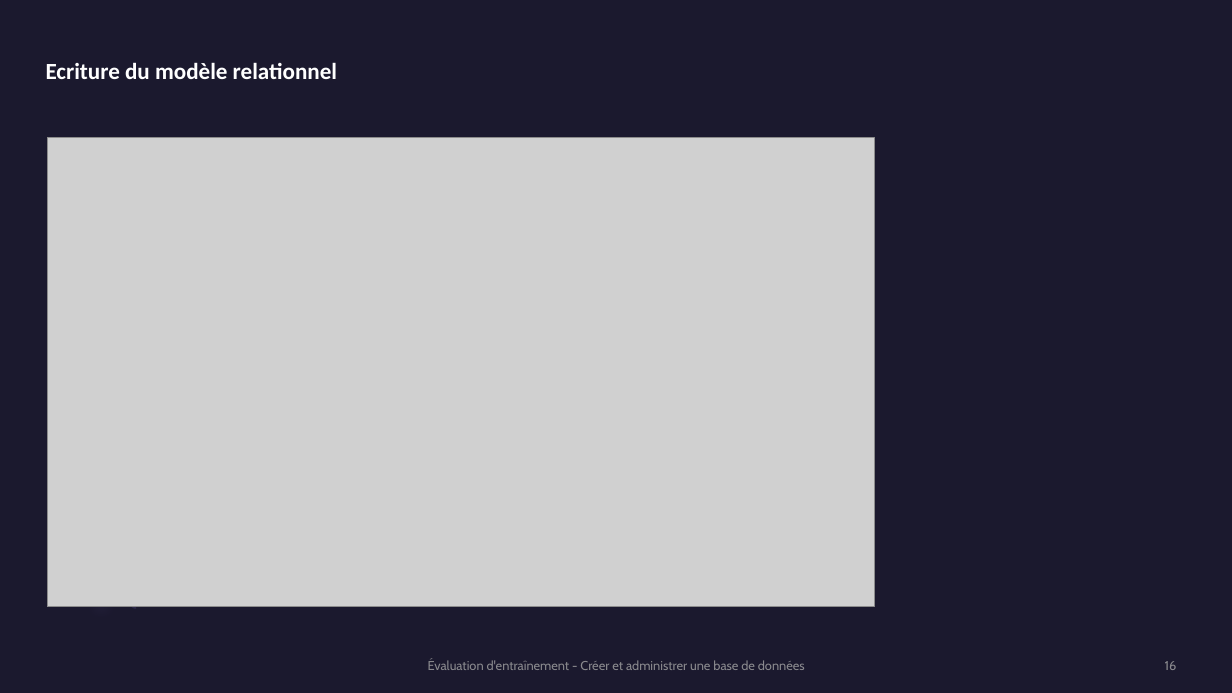
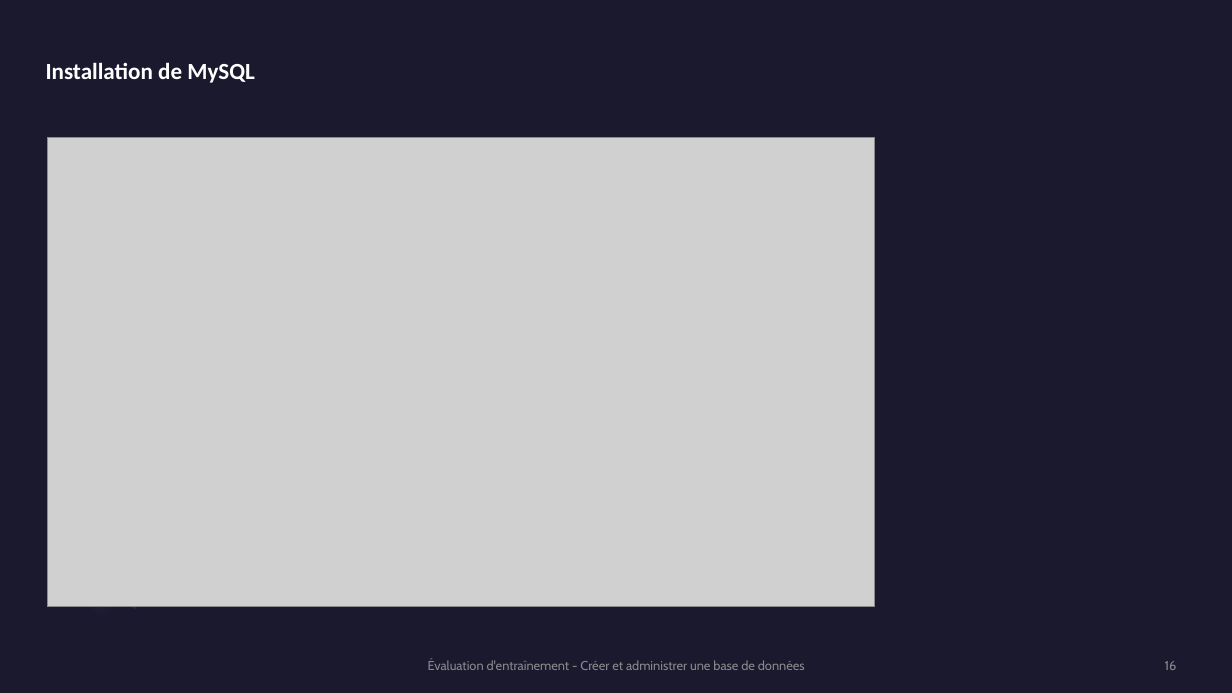
Before and after one commit to Aurelie-Dumas/evaluation_5, a slide deck: slide 16 of Évaluation d'entraînement - BDD.pptx. Drawn at 1232x693 pixels with LibreOffice and Linux fonts; fonts in the diff are those of the drawing; grey boxes stand for pictures. Boxes give left, top, right and bottom in pixels: in the first picture for what was removed or moved away, otherwise in the second. Text is boxed around its words. In the diff, an @@ line names an element or a change of style, - is before the commit and + after.

Commit message:
Editing powerpoint file

```diff
--- a/Évaluation d'entraînement - BDD.pptx
+++ b/Évaluation d'entraînement - BDD.pptx
@@ text at (x1=46, y1=62, x2=255, y2=83): text changed @@
-Ecriture du modèle relationnel
+Installation de MySQL
```
Also in this commit, not shown: 1 slide added.
